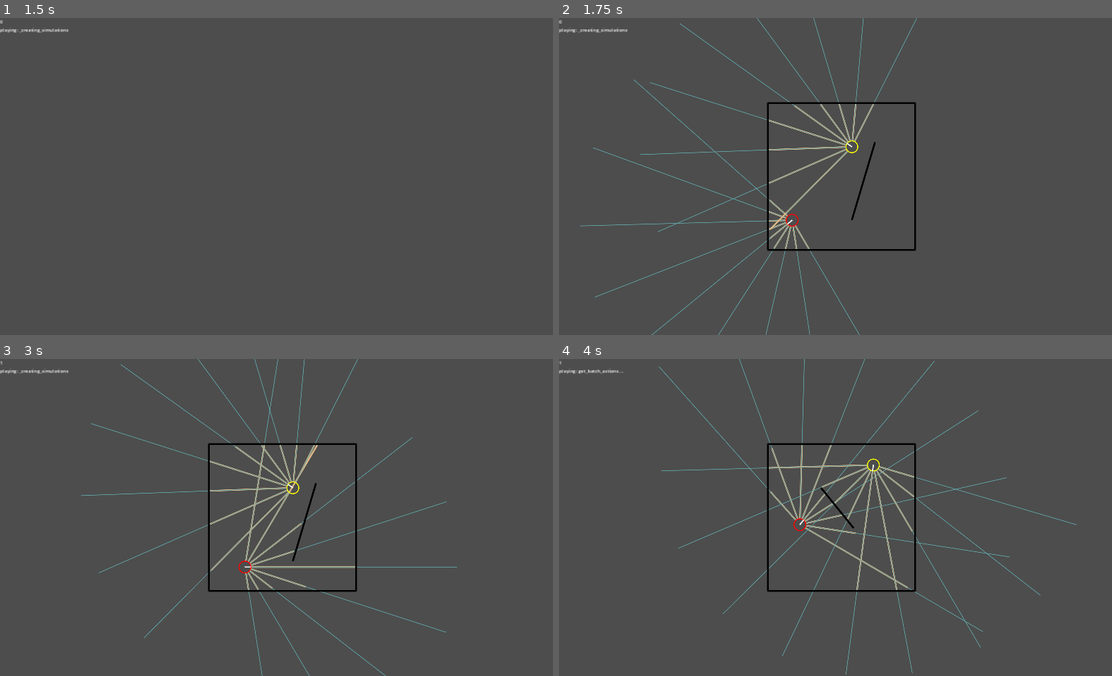
Above: before the commit, frames 1-4 (two rows, left to right).
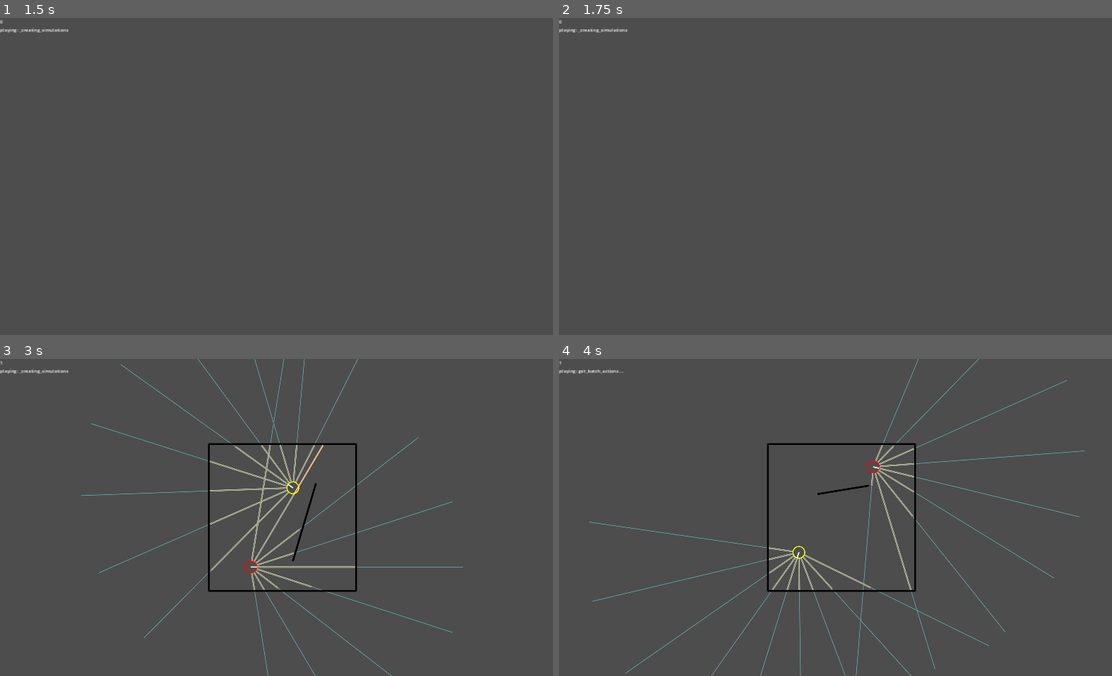
Above: after the commit, the same moments.

Repository: stokatyan/godot-ai
Game: Godot game, scene res://FindCoinGame/FCGEnv.tscn
Two runs of this game, one before a commit and one after it. Both use one fixed random seed, a clock stepped at 60 frames per second and the inputs below.
Inputs:
- Up to frame 1 (1.5 s): tap Enter at 0.5, 1.35 s; hold D 0.53-1.28 s; hold Enter 0.53-1.28 s; tap Space at 1.25 s; hold S from 1.28 s (still down)
- Up to frame 2 (1.75 s): keep holding S
- Up to frame 3 (3 s): tap Enter at 2 s; release S at 2.03 s; hold D 2.03-2.78 s; hold Enter 2.03-2.78 s; tap 2 at 2.1 s; tap Space at 2.75 s; hold Up from 2.78 s (still down); tap 3 at 2.85 s
- Up to frame 4 (4 s): tap Enter at 3.05, 3.5 s; release Up at 3.53 s; hold A from 3.53 s (still down); hold Enter from 3.53 s (still down); tap O at 3.6 s

Frame 1 is identical in both runs. In frame 2, 2.6% of the frame differs, in the area x 3-65%, y 0-100%; in frame 3, 1.7%; in frame 4, 4.2%, in the area x 5-96%, y 0-100%.
Error in both runs: Assertion failed. (res://AI/BaseSimulation.gd:29)

Commit message:
reduce warnings and delete old checkpoint

Diff:
--- a/godot-ai-client/AI/AIBaseEnvironment.gd
+++ b/godot-ai-client/AI/AIBaseEnvironment.gd
@@ -25,31 +25,31 @@
 	assert(false, "get_steps_in_round not implemented")
 	return 1
 
-func get_state_dim(agent_name: String) -> int:
+func get_state_dim(_agent_name: String) -> int:
 	assert(false, "get_steps_in_round not implemented")
 	return 0
 
-func get_action_dim(agent_name: String) -> int:
+func get_action_dim(_agent_name: String) -> int:
 	assert(false, "get_steps_in_round not implemented")
 	return 0
 
-func get_batch_size(agent_name: String) -> int:
+func get_batch_size(_agent_name: String) -> int:
 	assert(false, "get_steps_in_round not implemented")
 	return 0
 
-func get_num_actor_layers(agent_name: String) -> int:
+func get_num_actor_layers(_agent_name: String) -> int:
 	assert(false, "get_steps_in_round not implemented")
 	return 0
 
-func get_num_critic_layers(agent_name: String) -> int:
+func get_num_critic_layers(_agent_name: String) -> int:
 	assert(false, "get_steps_in_round not implemented")
 	return 0
 
-func get_hidden_size(agent_name: String) -> int:
+func get_hidden_size(_agent_name: String) -> int:
 	assert(false, "get_steps_in_round not implemented")
 	return 0
 
-func get_train_steps(agent_name: String) -> int:
+func get_train_steps(_agent_name: String) -> int:
 	assert(false, "get_steps_in_round not implemented")
 	return 0
 
--- a/godot-ai-client/AI/AIRunner.gd
+++ b/godot-ai-client/AI/AIRunner.gd
@@ -40,7 +40,6 @@
 			if _is_loop_training or _is_testing:
 				return
 			_is_testing = true
-			var simulations = await _create_simulations()
 
 			_is_testing = false
 		KEY_UP:
@@ -124,7 +123,6 @@
 			for agent_index in range(0, sim.get_agents_count()):
 				var agent_name = sim.get_agent_name(agent_index)
 				agent_to_move_index[agent_name] = 0
-				var score_before = sim.get_score(agent_index)
 				var state = sim.get_state(agent_index)
 				var batch_state: Array = []
 				if agent_to_states_map.has(agent_name):
--- a/godot-ai-client/AI/BaseSimulation.gd
+++ b/godot-ai-client/AI/BaseSimulation.gd
@@ -9,19 +9,19 @@
 	await physics_update
 	return true
 
-func is_game_complete(agent_index: int) -> bool:
+func is_game_complete(_agent_index: int) -> bool:
 	assert(false)
 	return false
 
-func apply_action(agent_index: int, _action_vector: Array[float], _callback):
+func apply_action(_agent_index: int, _action_vector: Array[float], _callback):
 	assert(false)
 	pass
 
-func get_state(agent_index: int) -> Array[float]:
+func get_state(_agent_index: int) -> Array[float]:
 	assert(false)
 	return []
 
-func get_score(agent_index: int) -> float:
+func get_score(_agent_index: int) -> float:
 	assert(false)
 	return 0
 
@@ -29,11 +29,11 @@
 	assert(false)
 	_is_cleaned = true
 
-func get_state_dim(agent_name: String) -> int:
+func get_state_dim(_agent_name: String) -> int:
 	assert(false)
 	return 0
 
-func get_action_dim(agent_name: String) -> int:
+func get_action_dim(_agent_name: String) -> int:
 	assert(false)
 	return 0
 
@@ -46,6 +46,6 @@
 	assert(false)
 	return 0
 
-func get_agent_name(agent_index: int) -> String:
+func get_agent_name(_agent_index: int) -> String:
 	assert(false)
 	return ""
--- a/godot-ai-client/FindCoinGame/FCGEnv.gd
+++ b/godot-ai-client/FindCoinGame/FCGEnv.gd
@@ -65,26 +65,26 @@
 func get_steps_in_round() -> int:
 	return 100
 
-func get_state_dim(agent_name: String) -> int:
+func get_state_dim(_agent_name: String) -> int:
 	var example = _example_sim.get_game_state()
 	return example.size()
 
-func get_action_dim(agent_name: String) -> int:
+func get_action_dim(_agent_name: String) -> int:
 	return 2
 
-func get_batch_size(agent_name: String) -> int:
+func get_batch_size(_agent_name: String) -> int:
 	return 500
 
-func get_num_actor_layers(agent_name: String) -> int:
+func get_num_actor_layers(_agent_name: String) -> int:
 	return 3
 
-func get_num_critic_layers(agent_name: String) -> int:
+func get_num_critic_layers(_agent_name: String) -> int:
 	return 4
 
-func get_hidden_size(agent_name: String) -> int:
+func get_hidden_size(_agent_name: String) -> int:
 	return 200
 
-func get_train_steps(agent_name: String) -> int:
+func get_train_steps(_agent_name: String) -> int:
 	return 100
 
 func _draw_simulation(s: FCGSimulation):
--- a/godot-ai-client/FindCoinGame/FCGSimulation.gd
+++ b/godot-ai-client/FindCoinGame/FCGSimulation.gd
@@ -191,7 +191,7 @@
 			prev_observations.append(obs)
 		_agents_to_prev_observations[_agents[agent_index]] = prev_observations
 
-func is_game_complete(agent_index: int) -> bool:
+func is_game_complete(_agent_index: int) -> bool:
 	return _agents[0]._position.distance_to(_agents[1]._position) < _agents[0]._radius + _agents[1]._radius
 
 func apply_action(agent_index: int, action_vector: Array[float], callback):
@@ -236,7 +236,9 @@
 	var prev_observations = _agents_to_prev_observations[agent]
 	if prev_observations.size() != _observation_history_size:
 		_reset_prev_observations()
-	var flattened_prev_observatations: Array[float]
+
+	prev_observations = _agents_to_prev_observations[agent]
+	var flattened_prev_observatations: Array[float] = []
 	for obs in prev_observations:
 		flattened_prev_observatations += obs
 	var prev_actions: Array[float] = _agents_to_prev_actions[agent]
--- a/godot-ai-client/PolicyAgent/PolicyLoader.gd
+++ b/godot-ai-client/PolicyAgent/PolicyLoader.gd
@@ -45,7 +45,6 @@
 		var k_bias = keys[i + 1]
 		var weights: Array = json_data[k_weight]
 		var biases: Array = json_data[k_bias]
-		var weights_size = weights.size()
 		_policy_weights.append(weights)
 		_policy_biases.append(biases)
 		i += 2
Not shown, removed: godot-ai-client/checkpoints/model-1.pt
